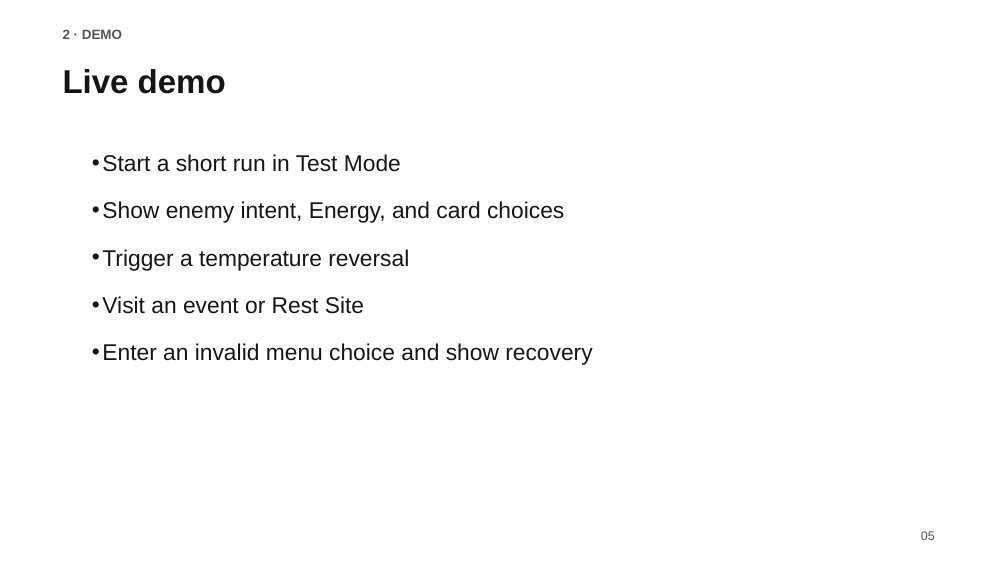
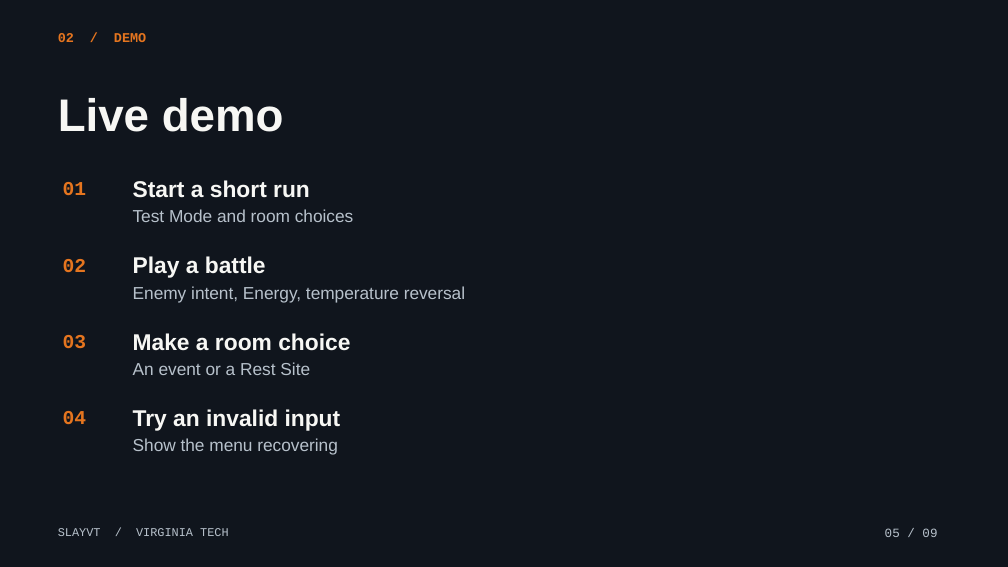
Before and after one commit to ultra-dog/SlayVT, a slide deck: slide 5 of docs/SlayVT_Deliverable3.pptx. Drawn at 1008x567 pixels with LibreOffice and Linux fonts; fonts in the diff are those of the drawing; background and template pictures are left out. Boxes give left, top, right and bottom in pixels: in the first picture for what was removed or moved away, otherwise in the second. Text is boxed around its words. In the diff, an @@ line names an element or a change of style, - is before the commit and + after.

Commit message:
Style final presentation with VT colors and card-spire artwork

```diff
--- a/docs/SlayVT_Deliverable3.pptx
+++ b/docs/SlayVT_Deliverable3.pptx
@@ background #FFFFFF to picture (left out) @@
@@ text at [58, 33, 146, 42]: text changed; font Arial to Courier New; text colour #555555 to #E5751F @@
-2 · DEMO
+02 / DEMO
@@ text "Live demo": place and size @@
-text "Live demo" at [63, 69, 226, 94]
+text "Live demo" at [58, 98, 284, 132]
@@ text "Live demo" at [58, 98, 284, 132]: size 31.5 to 43.5 pt, text colour #151515 to #F7F7F4 @@
@@ text removed at [102, 154, 592, 365] @@
-• Start a short run in Test Mode
-• Show enemy intent, Energy, and card choices
-• Trigger a temperature reversal
-• Visit an event or Rest Site
-• Enter an invalid menu choice and show recovery
@@ text added at [63, 182, 87, 195], 18.8 pt, text #E5751F, bold @@
+01
@@ text added at [133, 180, 310, 198], 21.8 pt, text #F7F7F4, bold @@
+Start a short run
@@ text added at [133, 209, 354, 222], 16.5 pt, text #B7C1CB @@
+Test Mode and room choices
@@ text added at [63, 259, 87, 272], 18.8 pt, text #E5751F, bold @@
+02
@@ text added at [133, 256, 266, 278], 21.8 pt, text #F7F7F4, bold @@
+Play a battle
@@ text added at [133, 286, 465, 302], 16.5 pt, text #B7C1CB @@
+Enemy intent, Energy, temperature reversal
@@ text added at [63, 335, 87, 348], 18.8 pt, text #E5751F, bold @@
+03
@@ text added at [133, 333, 350, 351], 21.8 pt, text #F7F7F4, bold @@
+Make a room choice
@@ text added at [133, 362, 310, 375], 16.5 pt, text #B7C1CB @@
+An event or a Rest Site
@@ text added at [63, 411, 87, 424], 18.8 pt, text #E5751F, bold @@
+04
@@ text added at [133, 409, 341, 431], 21.8 pt, text #F7F7F4, bold @@
+Try an invalid input
@@ text added at [133, 438, 338, 455], 16.5 pt, text #B7C1CB @@
+Show the menu recovering
@@ text added at [58, 528, 229, 536], 11.2 pt, text #B7C1CB @@
+SLAYVT / VIRGINIA TECH
@@ text at [885, 528, 937, 537]: text changed; font Arial to Courier New; text colour #555555 to #B7C1CB @@
-05
+05 / 09
```
Also in this commit, not shown: 5 other slides changed, 3 slides added, 3 slides removed, 1 other file.
